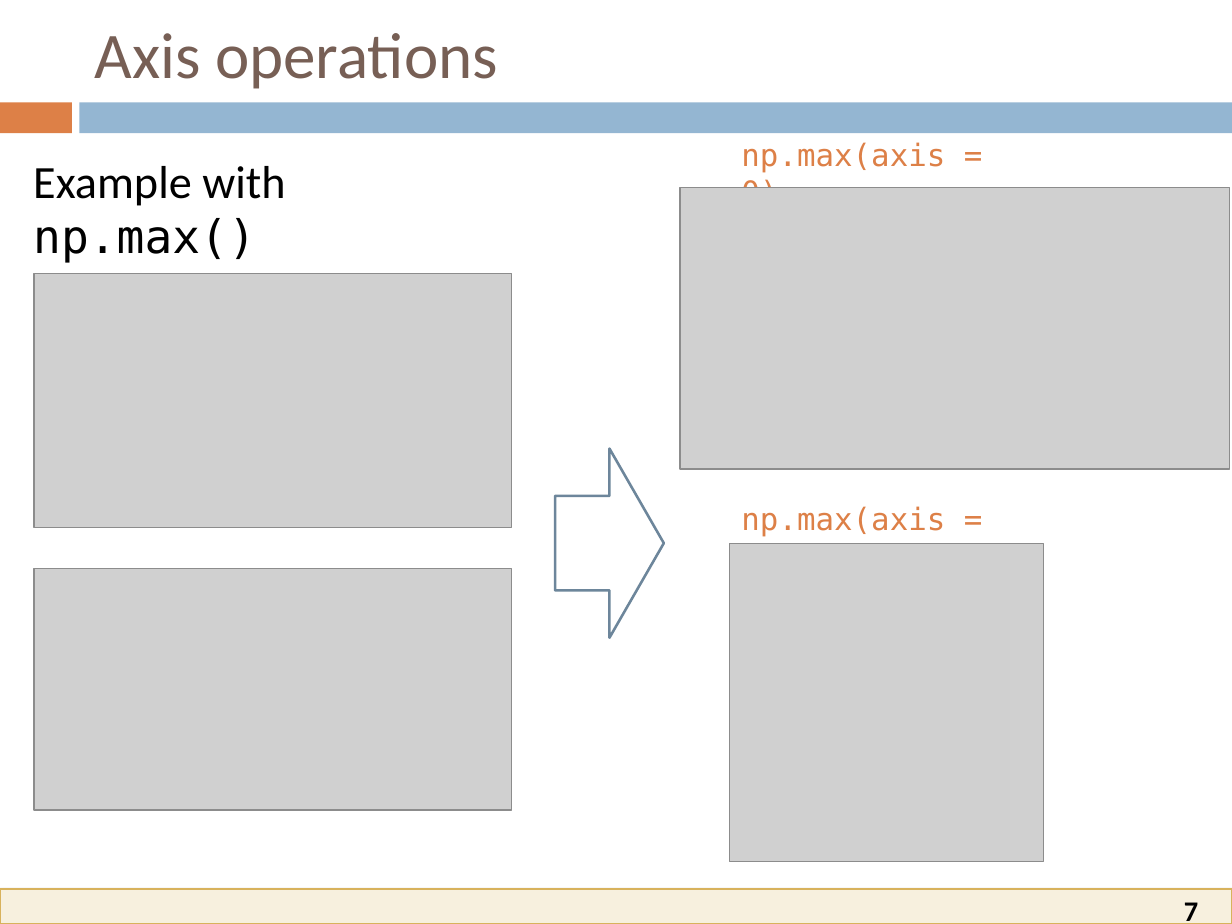
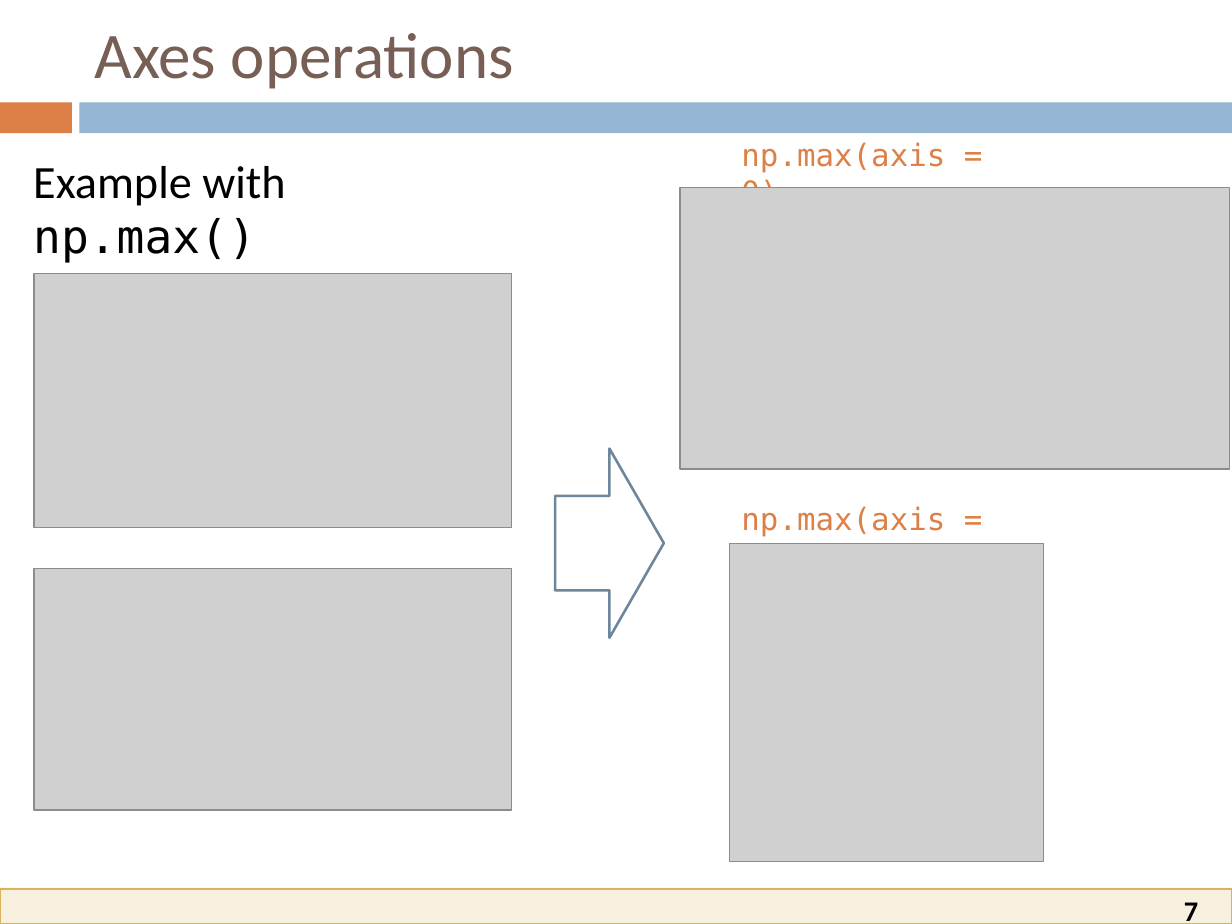
Before and after one commit to albertofernandezvillan/computer-vision-and-deep-learning-course, a slide deck: slide 7 of presentations/Numpy.pptx. Drawn at 1232x924 pixels with LibreOffice and Linux fonts; fonts in the diff are those of the drawing; grey boxes stand for pictures. Boxes give left, top, right and bottom in pixels: in the first picture for what was removed or moved away, otherwise in the second. Text is boxed around its words. In the diff, an @@ line names an element or a change of style, - is before the commit and + after.

```diff
--- a/presentations/Numpy.pptx
+++ b/presentations/Numpy.pptx
@@ title at bbox=[94, 33, 514, 89]: text changed @@
-Axis operations
+Axes operations
```
Also in this commit, not shown: 1 other slide changed.
